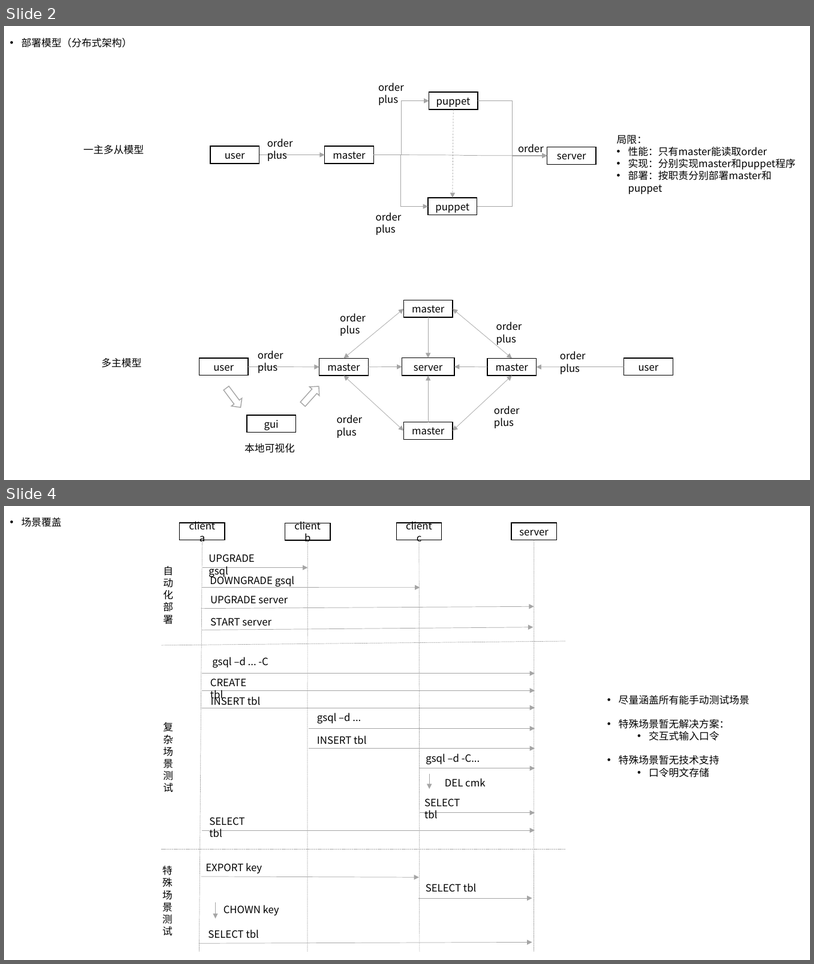
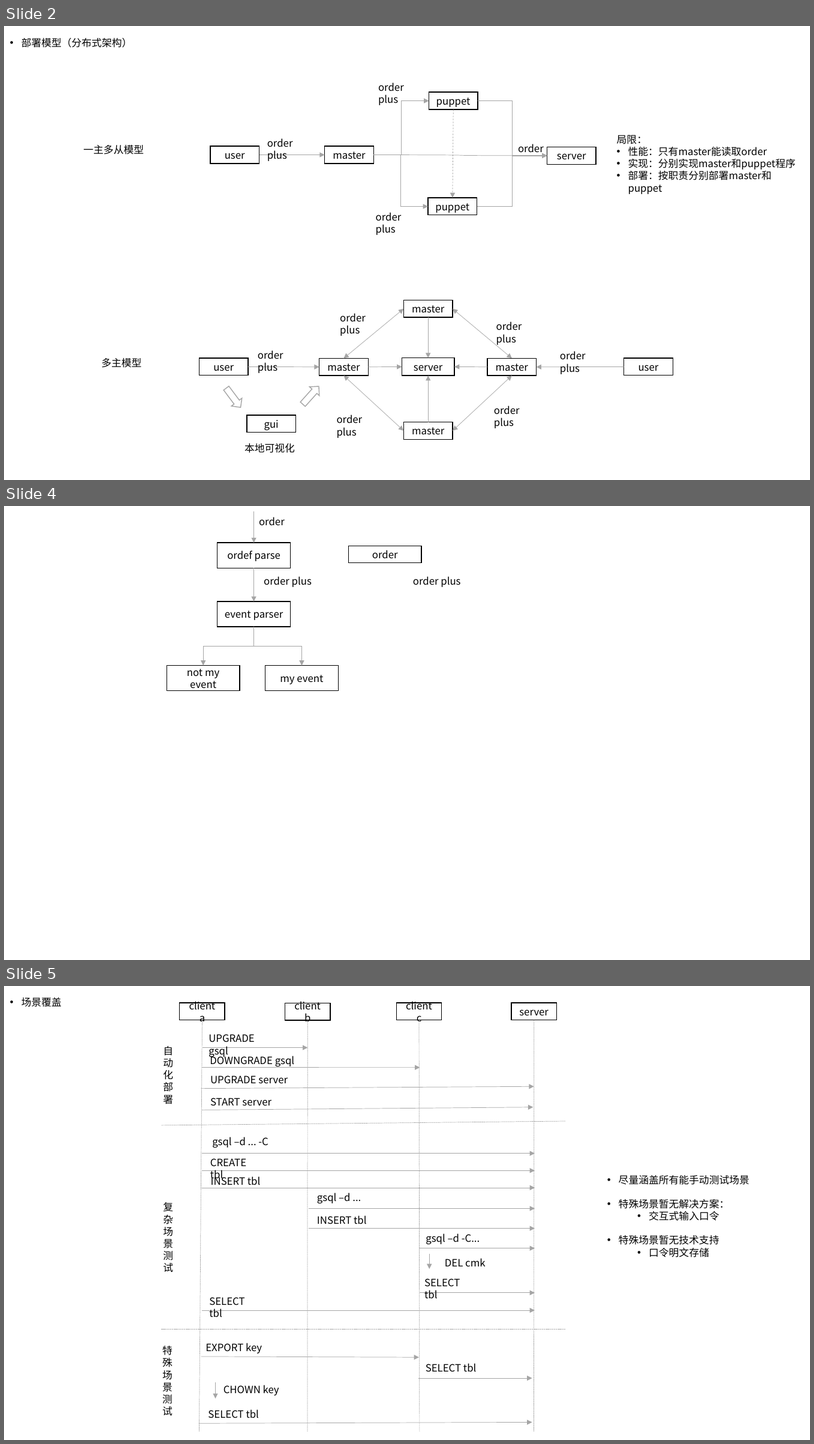
Before and after one commit to swain-s/paper, a slide deck: demo.pptx. Shown one above the other, each under a label of ours: slides 2 and 4 before the commit, slides 2, 4 and 5 after it; the slides between them are not shown. The pictures are 814x964 and 814x1444 pixels, drawn with LibreOffice and Linux fonts; fonts in the diff are those of the drawing. Boxes give left, top, right and bottom in pixels: in the first picture for what was removed or moved away, otherwise in the second. Text is boxed around its words. In the diff, an @@ line names an element or a change of style, - is before the commit and + after.

```diff
--- a/demo.pptx
+++ b/demo.pptx
@@ slide 4 added at box(4, 506, 810, 960), background #FFFFFF @@
@@ arrow added from (254, 511) to (254, 543), #A5A5A5 0.5 pt @@
@@ text added at box(259, 517, 285, 525), 12 pt, text #000000 @@
+order
@@ rectangle added at box(218, 543, 291, 568), fill #FFFFFF, outline #000000 1 pt, 12 pt, text #000000 @@
+ordef parse
@@ rectangle added at box(349, 546, 422, 563), fill #FFFFFF, outline #000000 1 pt, 12 pt, text #000000 @@
+order
@@ arrow added from (254, 568) to (254, 601), #A5A5A5 0.5 pt @@
@@ text added at box(264, 576, 312, 587), 12 pt, text #000000 @@
+order plus
@@ text added at box(413, 576, 461, 587), 12 pt, text #000000 @@
+order plus
@@ rectangle added at box(218, 601, 291, 627), fill #FFFFFF, outline #000000 1 pt, 12 pt, text #000000 @@
+event parser
@@ elbow arrow added from (254, 627) to (204, 665), #A5A5A5 0.5 pt @@
@@ elbow arrow added from (254, 627) to (302, 665), #A5A5A5 0.5 pt @@
@@ rectangle added at box(167, 665, 240, 691), fill #FFFFFF, outline #000000 1 pt, 12 pt, text #000000 @@
+not my event
@@ rectangle added at box(266, 665, 339, 691), fill #FFFFFF, outline #000000 1 pt, 12 pt, text #000000 @@
+my event
@@ what was slide 4 is now slide 5 @@
```
Also in this commit, not shown: 2 slides changed, 4 other files.
